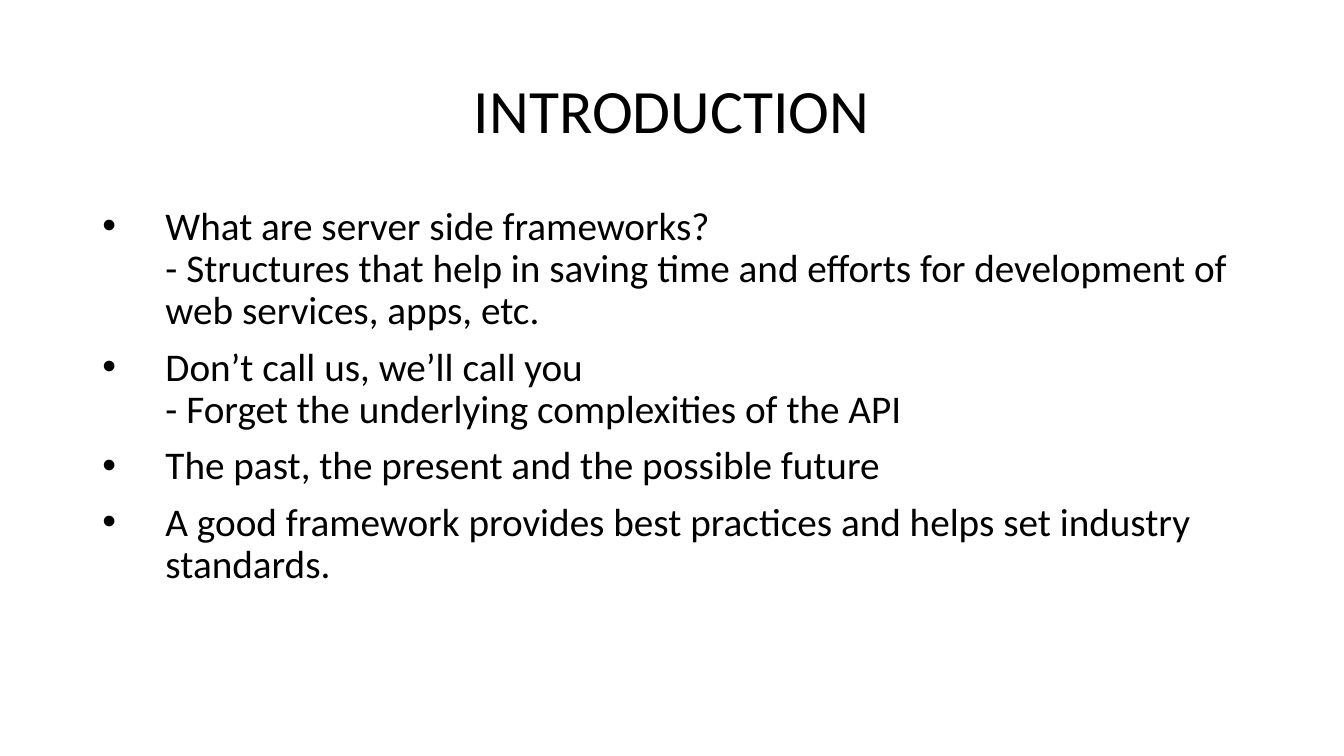
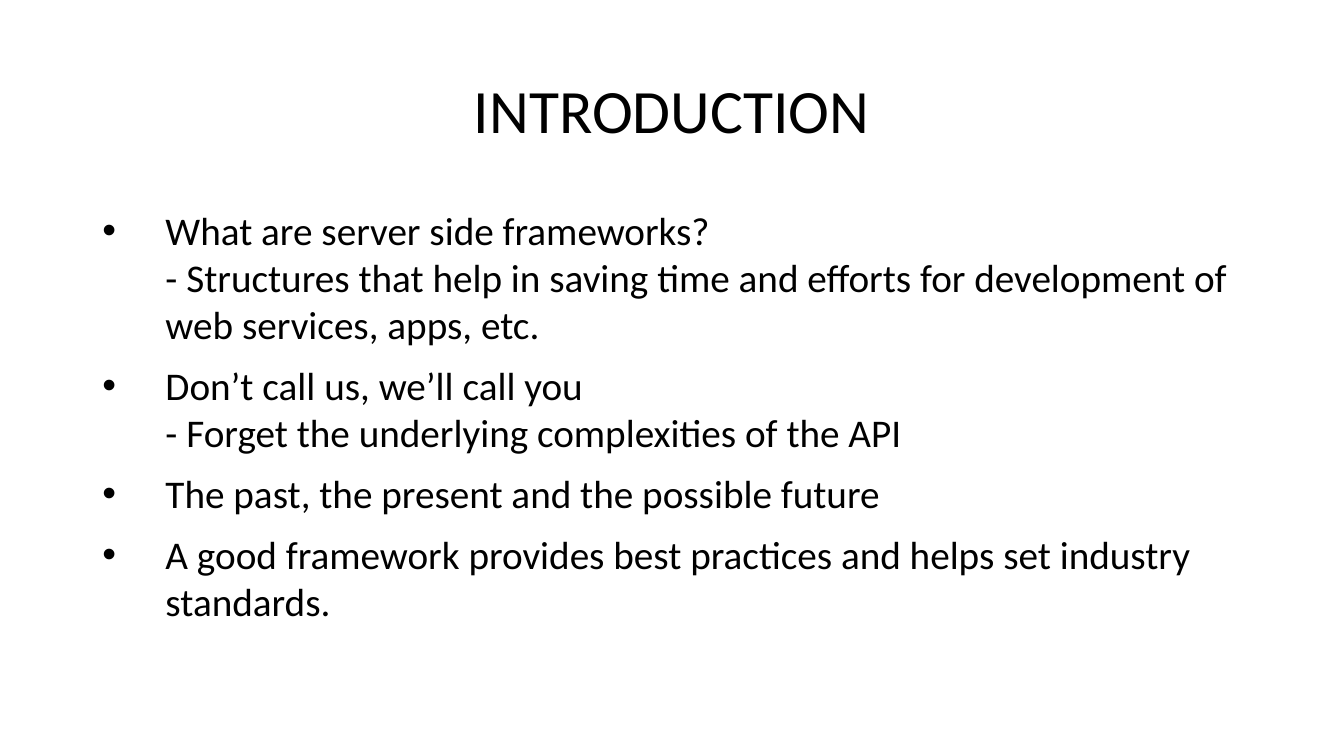
Before and after one commit to rahulparekh/ser422-critical-inquiry, a slide deck: slide 2 of serversideframeworks.pptx. Drawn at 1344x756 pixels with LibreOffice and Linux fonts; fonts in the diff are those of the drawing. Boxes give left, top, right and bottom in pixels: in the first picture for what was removed or moved away, otherwise in the second. Text is boxed around its words. In the diff, an @@ line names an element or a change of style, - is before the commit and + after.

```diff
--- a/serversideframeworks.pptx
+++ b/serversideframeworks.pptx
@@ text "What are server side frameworks? ..." at <box>165,217,1227,617</box>: line spacing 0.9 to 1 @@
```
Also in this commit, not shown: 6 other slides changed, 1 other file.
